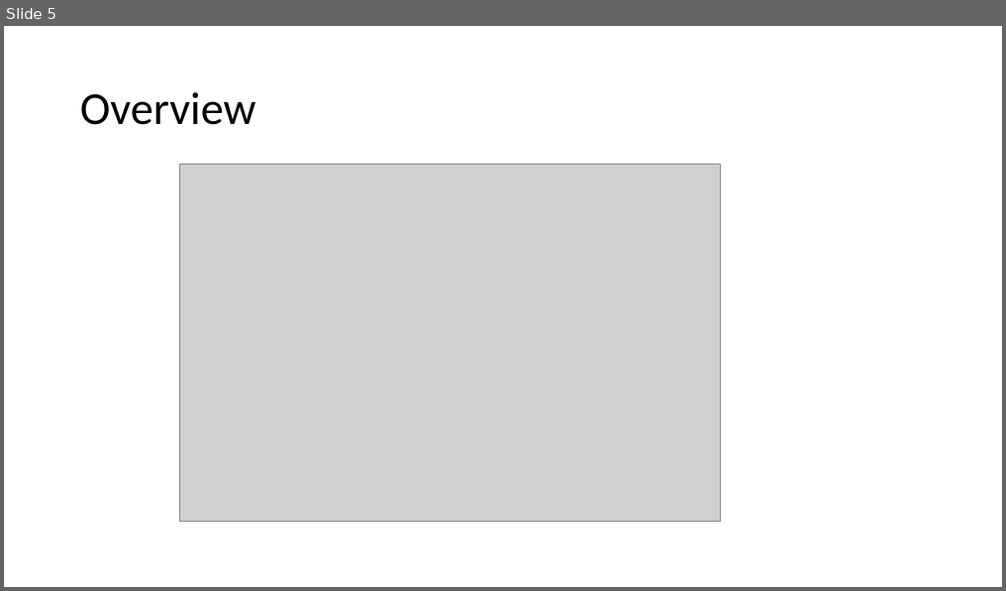
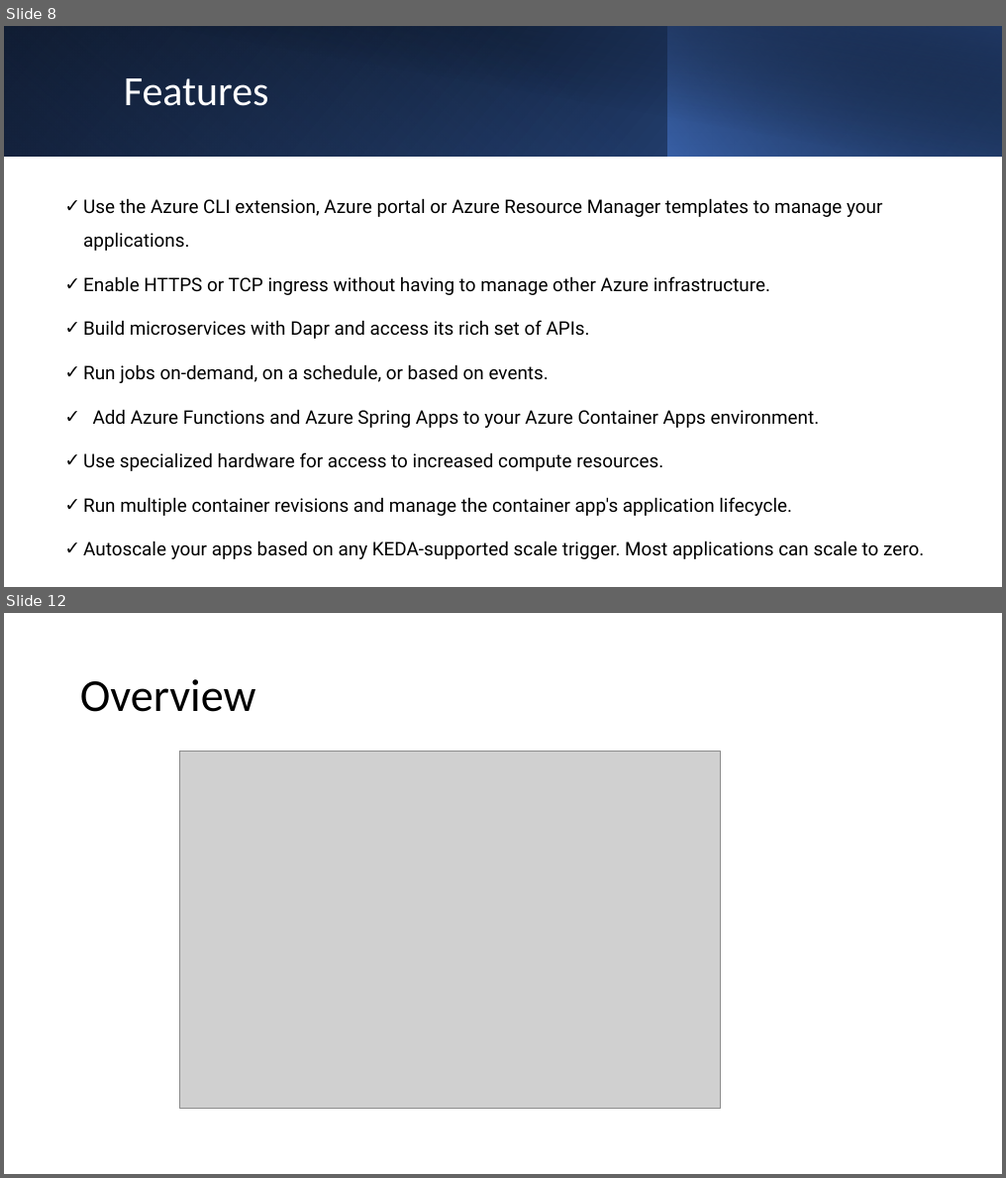
Before and after one commit to cs-samvith/space-app-platform, a slide deck: container-apps.pptx. Shown one above the other, each under a label of ours: slide 5 before the commit, slides 8 and 12 after it; the slides between them are not shown. The pictures are 1006x591 and 1006x1178 pixels, drawn with LibreOffice and Linux fonts; fonts in the diff are those of the drawing; grey boxes stand for pictures. Boxes give left, top, right and bottom in pixels: in the first picture for what was removed or moved away, otherwise in the second. Text is boxed around its words. In the diff, an @@ line names an element or a change of style, - is before the commit and + after.

```diff
--- a/container-apps.pptx
+++ b/container-apps.pptx
@@ slide 8 added at [4,26,1002,587], background #FFFFFF @@
@@ rectangle added at [4,26,1002,157], fill gradient #000000 to #2F5597 @@
@@ rectangle added at [4,26,668,157], fill gradient #4472C4 to #203864 @@
@@ rectangle added at [42,26,1002,157], fill gradient #000000 to #203864 @@
@@ rectangle added at [668,26,1002,157], fill gradient #4472C4 to #000000 @@
@@ title added at [124,78,269,106], 40 pt, text #FFFFFF @@
+Features
@@ text added at [83,198,924,560], 18 pt, text #000000 @@
+✓ Use the Azure CLI extension, Azure portal or Azure Resource Manager templates to manage your applications.
+✓ Enable HTTPS or TCP ingress without having to manage other Azure infrastructure.
+✓ Build microservices with Dapr and access its rich set of APIs.
+✓ Run jobs on-demand, on a schedule, or based on events.
+✓ Add Azure Functions and Azure Spring Apps to your Azure Container Apps environment.
+✓ Use specialized hardware for access to increased compute resources.
+✓ Run multiple container revisions and manage the container app's application lifecycle.
+✓ Autoscale your apps based on any KEDA-supported scale trigger. Most applications can scale to zero.
@@ what was slide 5 is now slide 12 @@
```
Also in this commit, not shown: 1 slide changed, 8 other slides added, 2 slides removed, 27 other files.
